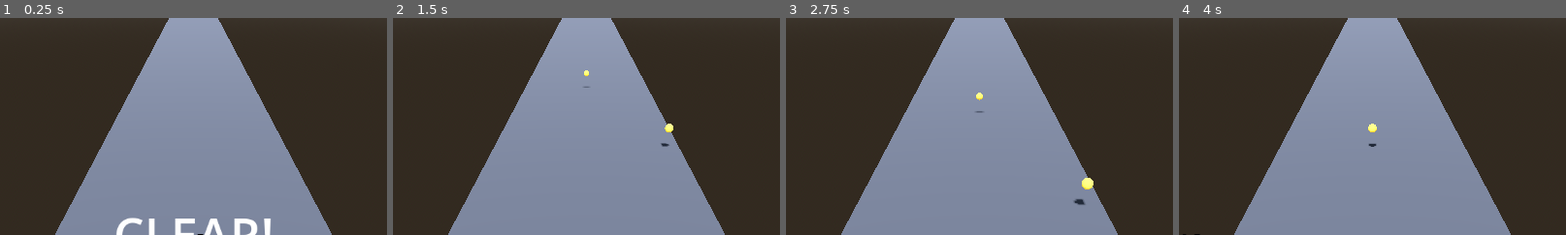
Above: before the commit, frames 1-4 (left to right).
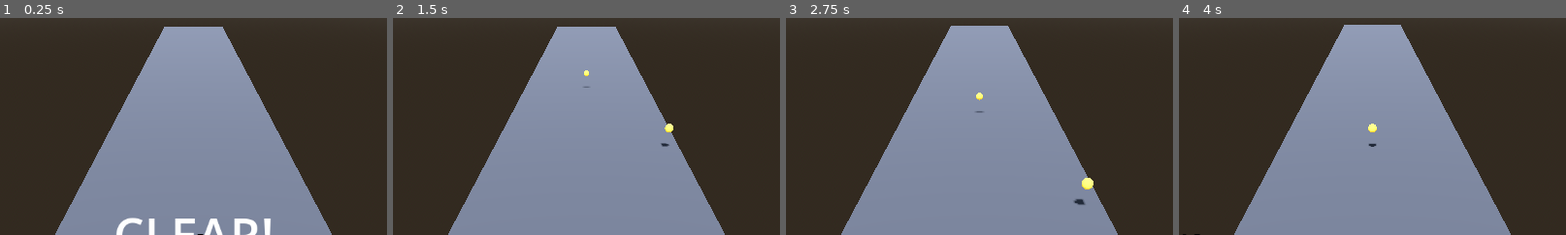
Above: after the commit, the same moments.

Repository: shuhei0916/music-shooter
Game: Godot game, scene res://scenes/main.tscn
Two runs of this game, one before a commit and one after it. Both use one fixed random seed, a clock stepped at 60 frames per second and the inputs below. Sound files missing from this copy of the repository are replaced by a short silence.
Inputs (mouse positions are % of the whole screen's width and height, from its top left):
- Up to frame 1 (0.25 s): no input
- Up to frame 2 (1.5 s): tap Enter (ui_accept) at 0.5, 0.77 s; move the mouse to (72, 45) at 0.52 s; hold D (move_right) 0.53-1.25 s; hold Shift 0.53-1.25 s; click (72, 45) at 0.67 s; drag from (30, 55) to (45, 70) at 1.27 s
- Up to frame 3 (2.75 s): tap Enter (ui_accept) at 2 s; move the mouse to (60, 28) at 2.02 s; hold D (move_right) from 2.03 s (still down); tap Ctrl at 2.1 s
- Up to frame 4 (4 s): release D (move_right) at 2.75 s; drag from (45, 70) to (20, 35) at 2.77 s; tap Enter (ui_accept) at 3.5, 3.77 s; move the mouse to (80, 65) at 3.52 s; hold A (move_left) from 3.53 s (still down); tap Alt at 3.6 s
The pictures show only the part of the screen within x 25-75%, y 0-50%; the shares and areas given below are measured in that part.

The runs differ from the first frame. In frame 1, 0.6% of the frame differs, in the area x 42-58%, y 0-5%; in frame 2, 0.6%; in frame 3, 0.5%; in frame 4, 0.4%.

Commit message:
fix: 道をコースの長さに合わせて伸ばし、後半で床がなくならないようにする
Co-Authored-By: Claude Opus 5.5 <noreply@anthropic.com>

Diff:
--- a/scripts/main.gd
+++ b/scripts/main.gd
@@ -15,6 +15,8 @@
 	[[Gate.Op.MULTIPLY, 2], [Gate.Op.POWER, 2], [Gate.Op.ADD, -10]],
 	[[Gate.Op.ADD, 20], [Gate.Op.ADD, -15], [Gate.Op.POWER, 1]],
 ]
+const ROAD_BEHIND := 10.0
+const ROAD_AHEAD := 60.0
 const MESSAGES := {
 	Judge.Result.CLEARED: "CLEAR!",
 	Judge.Result.GAME_OVER: "GAME OVER",
@@ -69,6 +71,7 @@
 	_clock.start()
 	$PauseMenu.quit_requested.connect(get_tree().quit)
 	$GoalLine.position.z = -course_length
+	_fit_road()
 	if layout.is_empty():
 		layout = _build_layout()
 	for row in layout:
@@ -102,6 +105,14 @@
 	_hint.visible = true
 
 
+## 道をスタートの後ろ（ROAD_BEHIND）からゴールの先（ROAD_AHEAD）まで伸ばす
+func _fit_road() -> void:
+	var road: PlaneMesh = $Road.mesh.duplicate()
+	road.size.y = ROAD_BEHIND + course_length + ROAD_AHEAD
+	$Road.mesh = road
+	$Road.position.z = ROAD_BEHIND - road.size.y / 2.0
+
+
 func _build_layout() -> Array:
 	var seed_value := layout_seed if layout_seed >= 0 else randi()
 	var deck := GateDeck.new(GATE_CARDS, seed_value)
--- a/test/scene/test_main.gd
+++ b/test/scene/test_main.gd
@@ -154,3 +154,11 @@
 	add_child_autofree(main)
 	simulate(main, 4, 0.25)
 	assert_eq(_find_all(main, Bullet).size(), 3)
+
+
+func test_道はスタートの後ろからゴールの先まで続く():
+	var main := _make_main(10.0, 1000.0)
+	var road: MeshInstance3D = main.get_node("Road")
+	var half_length: float = road.mesh.size.y / 2.0
+	assert_gte(road.position.z + half_length, 10.0)
+	assert_lte(road.position.z - half_length, -1000.0 - 40.0)
Not shown, changed: todo.md
